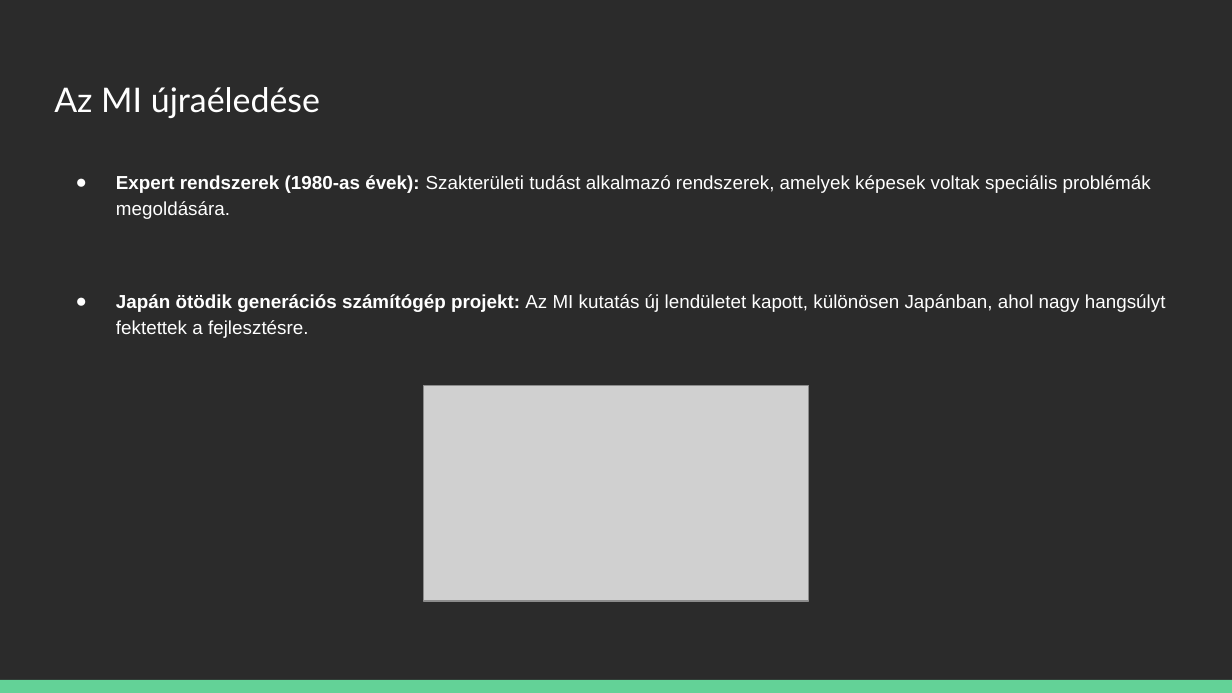
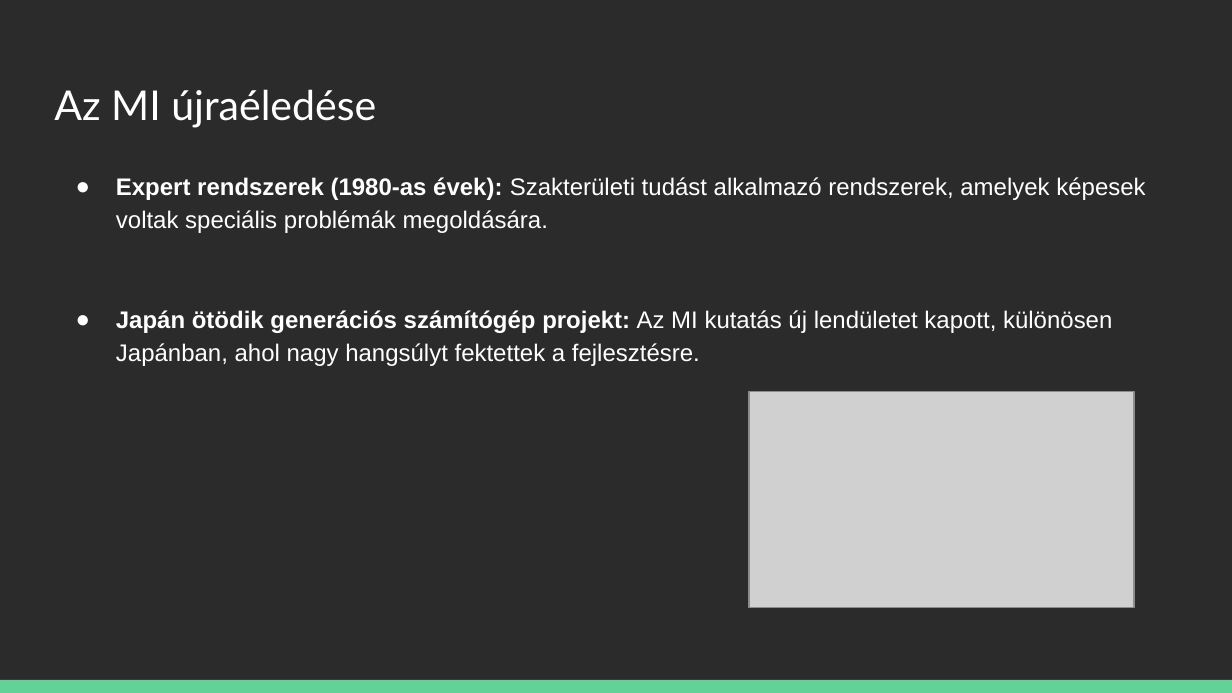
Before and after one commit to kizsi2024/12I-SZ, a slide deck: slide 6 of Potyondi Zsombor/A Mesterséges Intelligencia Történelme.pptx. Drawn at 1232x693 pixels with LibreOffice and Linux fonts; fonts in the diff are those of the drawing; grey boxes stand for pictures; background and template pictures are left out; a plain dark background stands for a picture behind light text. Boxes give left, top, right and bottom in pixels: in the first picture for what was removed or moved away, otherwise in the second. Text is boxed around its words. In the diff, an @@ line names an element or a change of style, - is before the commit and + after.

```diff
--- a/Potyondi Zsombor/A Mesterséges Intelligencia Történelme.pptx
+++ b/Potyondi Zsombor/A Mesterséges Intelligencia Történelme.pptx
@@ title "Az MI újraéledése" at (54, 89, 376, 128): size 19.8 to 24 pt @@
@@ text "Expert rendszerek (1980-as évek): Szakterületi ..." at (116, 177, 1145, 366): size 11 to 14 pt @@
@@ picture: place and size @@
-picture at (424, 386, 808, 601)
+picture at (749, 392, 1133, 607)
```
Also in this commit, not shown: 11 other slides changed.
